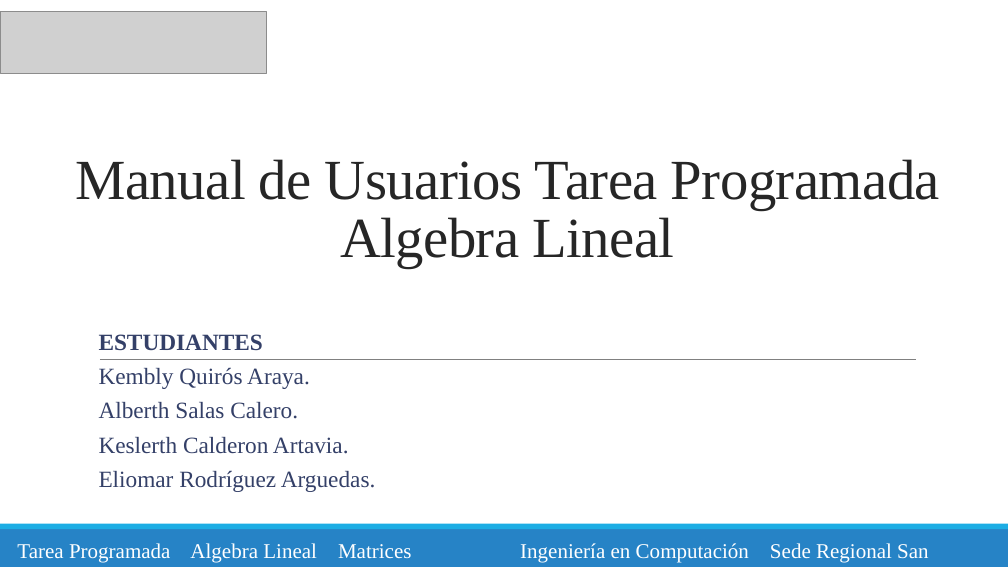
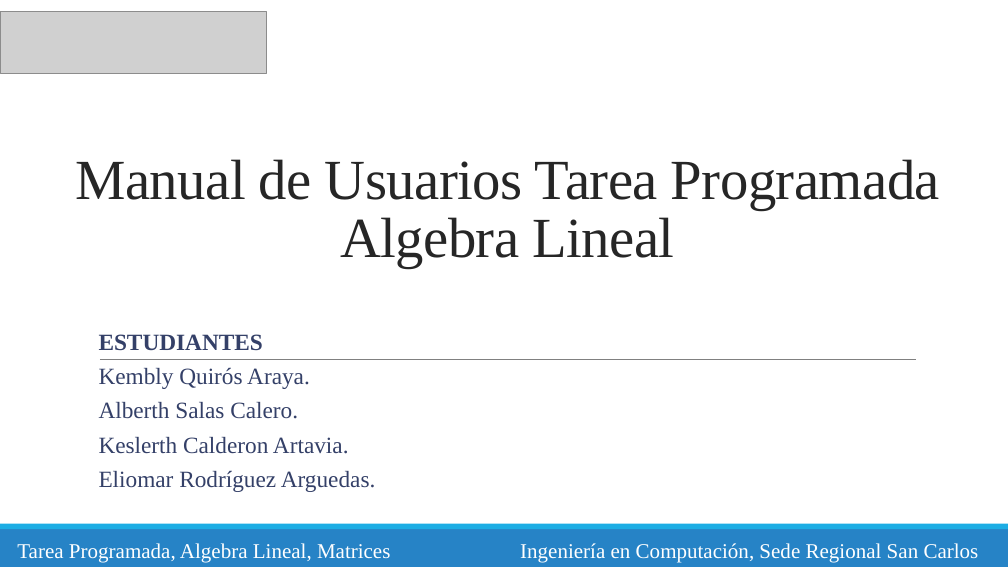
Before and after one commit to Eliomar-Rodriguez/Tarea_Programada_Algebra_Lineal, a slide deck: slide 1 of Manual de usuarios.pptx. Drawn at 1008x567 pixels with LibreOffice and Linux fonts; fonts in the diff are those of the drawing; grey boxes stand for pictures. Boxes give left, top, right and bottom in pixels: in the first picture for what was removed or moved away, otherwise in the second. Text is boxed around its words. In the diff, an @@ line names an element or a change of style, - is before the commit and + after.

```diff
--- a/Manual de usuarios.pptx
+++ b/Manual de usuarios.pptx
@@ text at [17, 543, 390, 563]: text changed @@
-Tarea Programada Algebra Lineal Matrices
+Tarea Programada, Algebra Lineal, Matrices
@@ text at [520, 543, 979, 563]: text changed @@
-Ingeniería en Computación Sede Regional San Carlos
+Ingeniería en Computación, Sede Regional San Carlos
```
Also in this commit, not shown: 2 other slides changed, 9 slides added, 1 slide removed, 7 other files.
